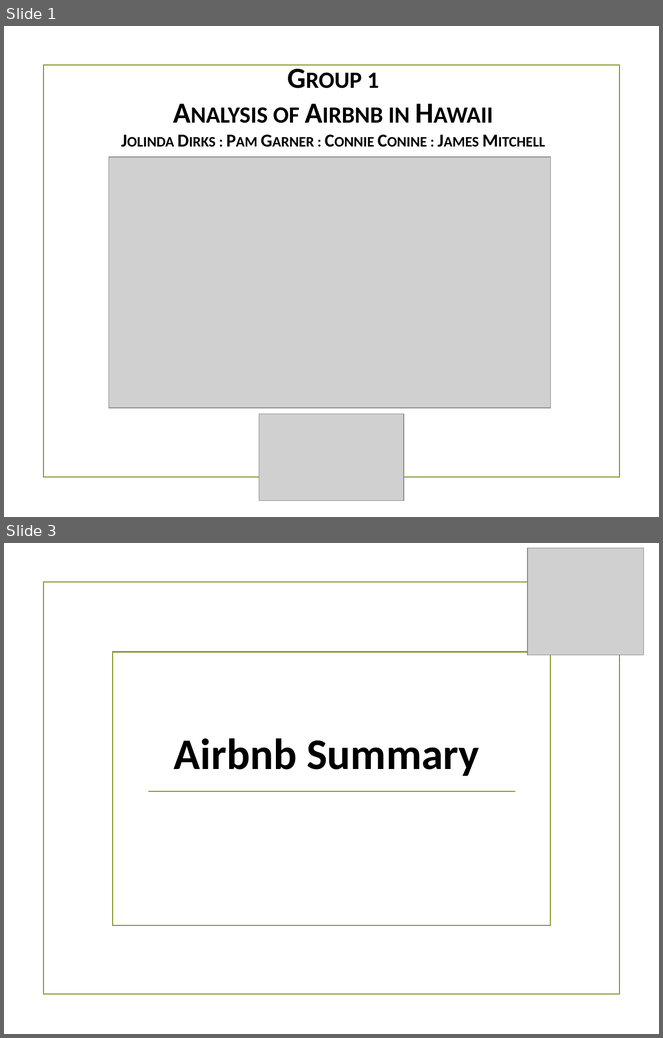
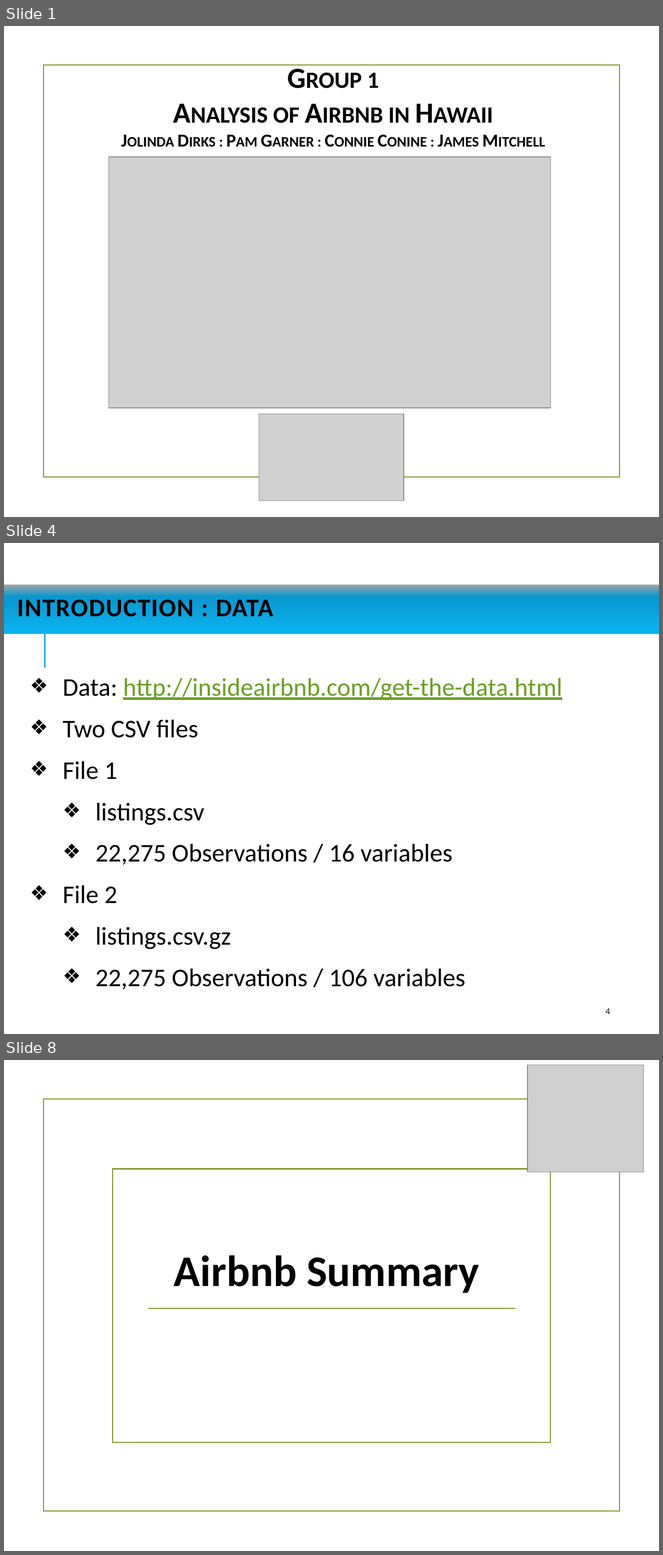
Before and after one commit to jaminiowa/Group-1-Project, a slide deck: Group1 Project - AirBnb Analysis.pptx. Shown one above the other, each under a label of ours: slides 1 and 3 before the commit, slides 1, 4 and 8 after it; the slides between them are not shown. The pictures are 663x1038 and 663x1555 pixels, drawn with LibreOffice and Linux fonts; fonts in the diff are those of the drawing; grey boxes stand for pictures; background and template pictures are left out. Boxes give left, top, right and bottom in pixels: in the first picture for what was removed or moved away, otherwise in the second. Text is boxed around its words. In the diff, an @@ line names an element or a change of style, - is before the commit and + after.

```diff
--- a/Group1 Project - AirBnb Analysis.pptx
+++ b/Group1 Project - AirBnb Analysis.pptx
@@ slide 4 added at (x1=4, y1=543, x2=659, y2=1034), background #FFFFFF @@
@@ title added at (x1=4, y1=585, x2=659, y2=634), fill gradient #A6A6A6 to #0B98CD to #0DB4F3, 28 pt, text #000000, bold @@
+INTRODUCTION : DATA
@@ line added from (45, 667) to (45, 602), #1CADE4 1.5 pt @@
@@ text added at (x1=63, y1=678, x2=562, y2=990), 28 pt, text #000000 @@
+❖ Data: http://insideairbnb.com/get-the-data.html
+❖ Two CSV files
+❖ File 1
+  ❖ listings.csv
+  ❖ 22,275 Observations / 16 variables
+❖ File 2
+  ❖ listings.csv.gz
+  ❖ 22,275 Observations / 106 variables
@@ page number added at (x1=606, y1=1008, x2=610, y2=1015), 10 pt, text #0D0D0D @@
+4
@@ what was slide 3 is now slide 8 @@
```
Also in this commit, not shown: 6 slides changed, 11 other slides added, 2 slides removed.
